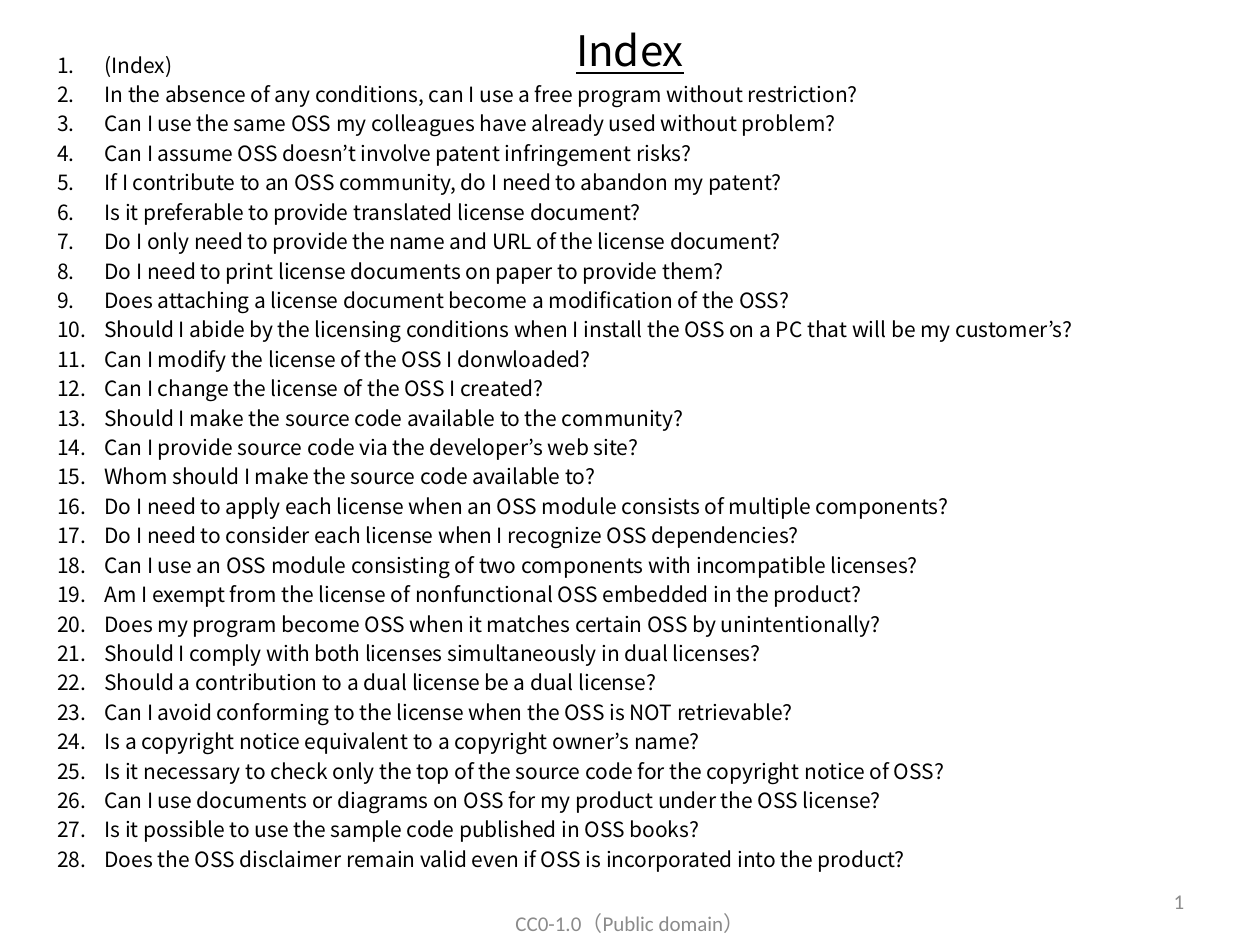
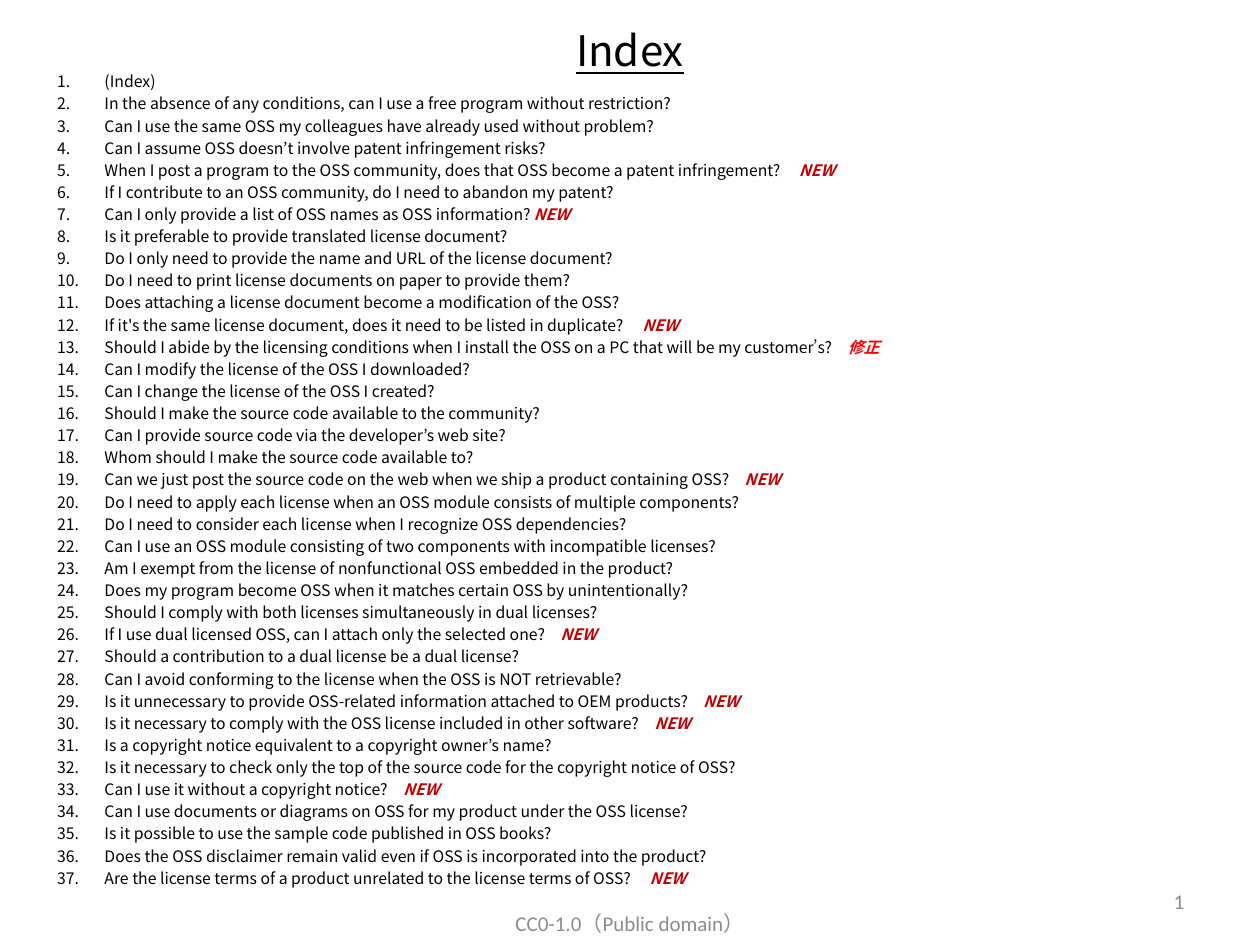
Before and after one commit to OpenChain-Project/OpenChain-JWG, a slide deck: slide 2 of Education_Material/FAQ/Misunderstandings_of_OSS_licenses_CC0.pptx. Drawn at 1260x945 pixels with LibreOffice and Linux fonts; fonts in the diff are those of the drawing. Boxes give left, top, right and bottom in pixels: in the first picture for what was removed or moved away, otherwise in the second. Text is boxed around its words. In the diff, an @@ line names an element or a change of style, - is before the commit and + after.

```diff
--- a/Education_Material/FAQ/Misunderstandings_of_OSS_licenses_CC0.pptx
+++ b/Education_Material/FAQ/Misunderstandings_of_OSS_licenses_CC0.pptx
@@ text "(Index)" moved from (x1=104, y1=56, x2=1073, y2=872) to (x1=104, y1=74, x2=880, y2=888) @@
@@ text at (x1=104, y1=74, x2=739, y2=866): size 12 to 9 pt in "(Index)", "In the absence of any conditions, can ...", "Can I use the same OSS my ...", "Can I assume OSS doesn’t involve patent ..." and 22 more places @@
@@ text at (x1=104, y1=163, x2=835, y2=180): paragraph added @@
+5. When I post a program to the OSS community, does that OSS become a patent infringement? NEW
@@ text at (x1=104, y1=207, x2=570, y2=224): paragraph added @@
+7. Can I only provide a list of OSS names as OSS information? NEW
@@ text at (x1=104, y1=318, x2=880, y2=379): text changed; size 12 to 9 pt @@
-10. Should I abide by the licensing conditions when I install the OSS on a PC that will be my customer’s?
-11. Can I modify the license of the OSS I donwloaded?
+12. If it's the same license document, does it need to be listed in duplicate? NEW
+13. Should I abide by the licensing conditions when I install the OSS on a PC that will be my customer’s? 修正
+14. Can I modify the license of the OSS I downloaded?
@@ text at (x1=104, y1=472, x2=780, y2=489): paragraph added @@
+19. Can we just post the source code on the web when we ship a product containing OSS? NEW
@@ text at (x1=104, y1=627, x2=596, y2=644): paragraph added @@
+26. If I use dual licensed OSS, can I attach only the selected one? NEW
@@ text at (x1=104, y1=694, x2=739, y2=733): paragraphs added @@
+29. Is it unnecessary to provide OSS-related information attached to OEM products? NEW
+30. Is it necessary to comply with the OSS license included in other software? NEW
@@ text at (x1=104, y1=782, x2=439, y2=799): paragraph added @@
+33. Can I use it without a copyright notice? NEW
@@ text at (x1=104, y1=871, x2=686, y2=888): paragraph added @@
+37. Are the license terms of a product unrelated to the license terms of OSS? NEW
```
Also in this commit, not shown: 17 other slides changed, 9 slides added.
